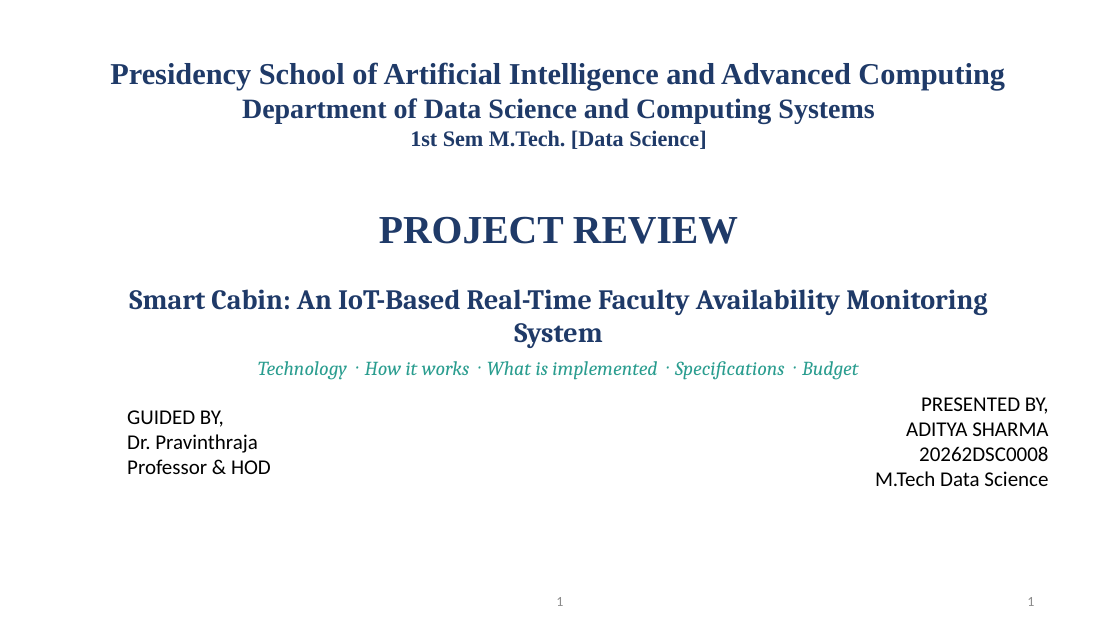
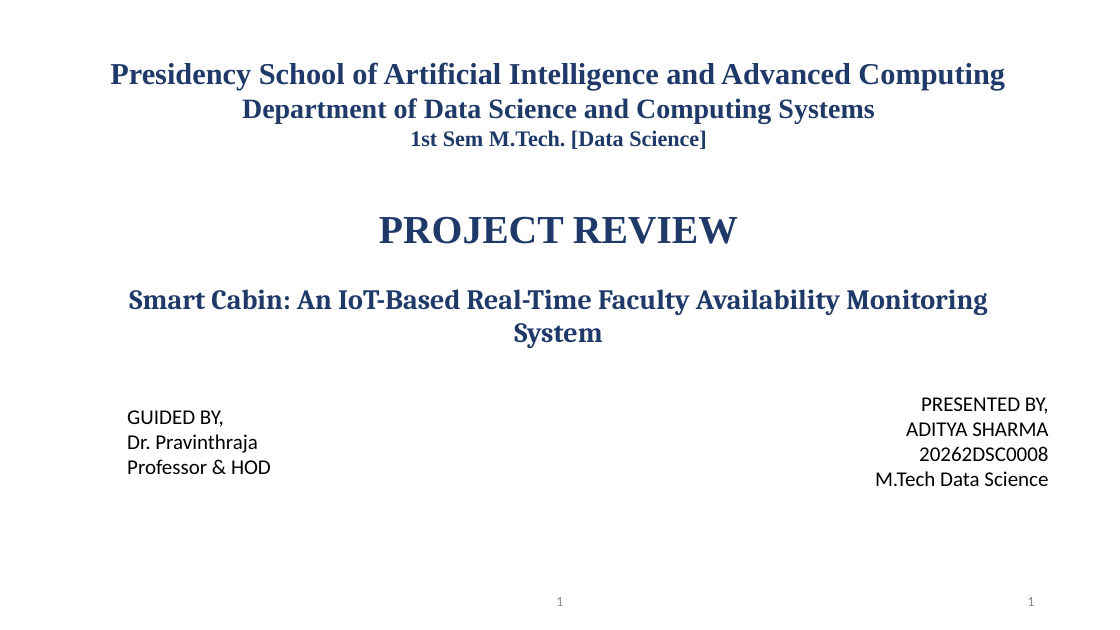
Before and after one commit to CodeSamhita/Smart-Cabin-An-IoT-Based-RealTime-Faculty-Availability-Monitoring-System, a slide deck: slide 1 of Documents/Smart Cabin - Technology, Working, Specifications and Budget.pptx. Drawn at 1120x630 pixels with LibreOffice and Linux fonts; fonts in the diff are those of the drawing; background and template pictures are left out. Boxes give left, top, right and bottom in pixels: in the first picture for what was removed or moved away, otherwise in the second. Text is boxed around its words. In the diff, an @@ line names an element or a change of style, - is before the commit and + after.

```diff
--- a/Documents/Smart Cabin - Technology, Working, Specifications and Budget.pptx
+++ b/Documents/Smart Cabin - Technology, Working, Specifications and Budget.pptx
@@ text removed at box(258, 361, 858, 380) @@
-Technology · How it works · What is implemented · Specifications · Budget
```
Also in this commit, not shown: 1 other slide changed.
